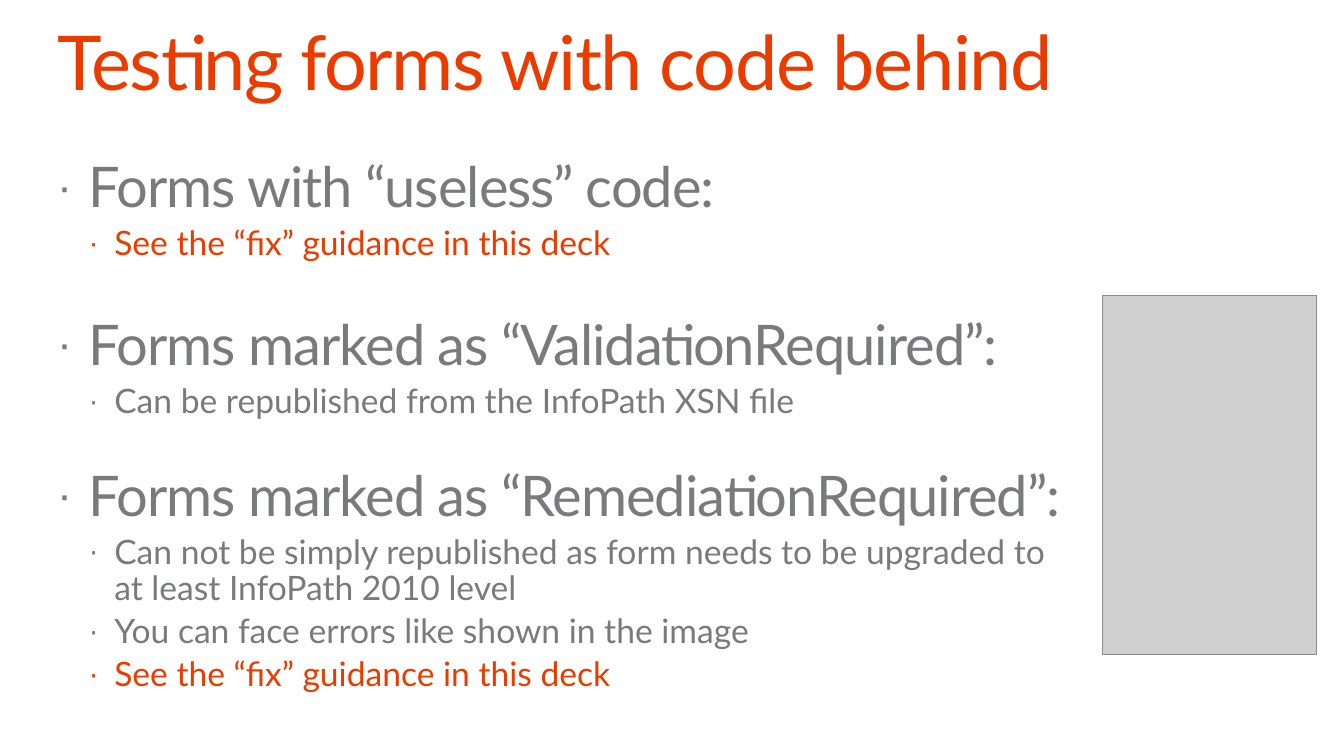
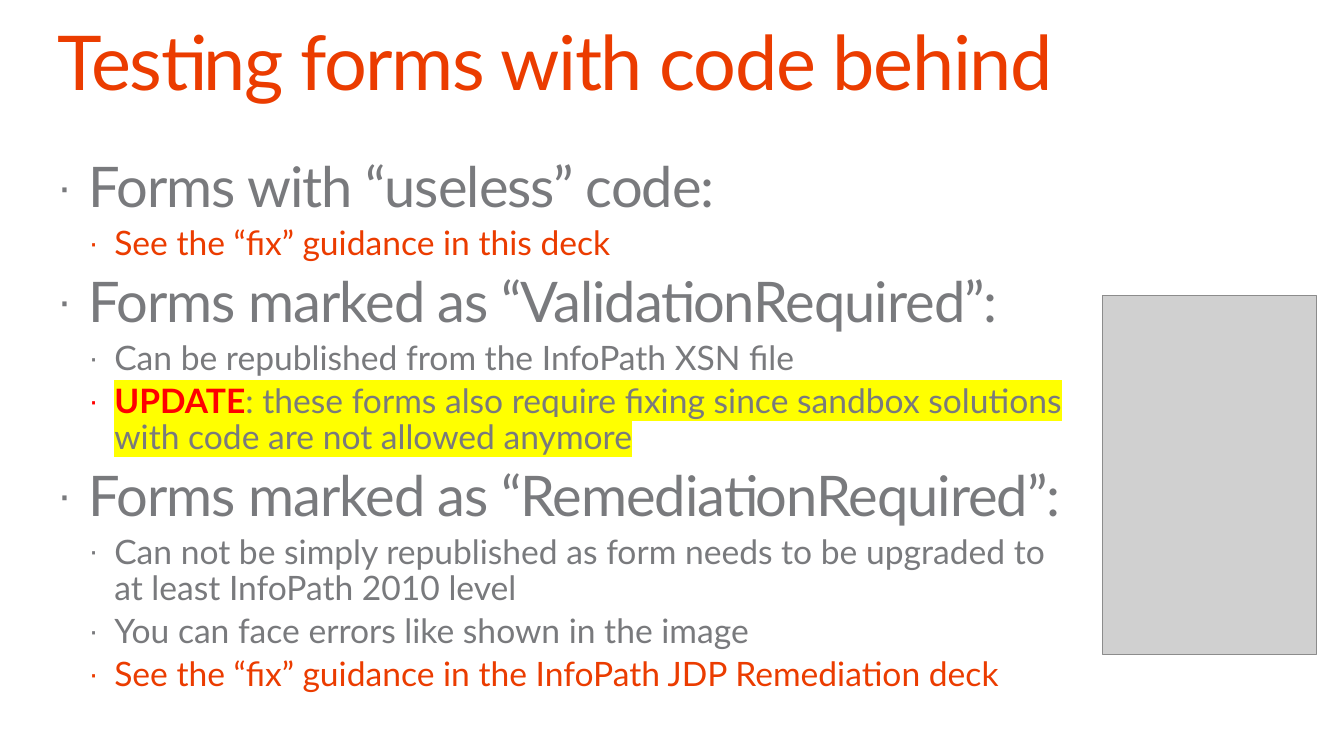
Before and after one commit to pnp/PnP-Transformation, a slide deck: slide 45 of InfoPath/Guidance/Decks/Office 365 JDP InfoPath - Self-service manual.pptx (slide 38 before the commit). Drawn at 1344x756 pixels with LibreOffice and Linux fonts; fonts in the diff are those of the drawing; grey boxes stand for pictures; background and template pictures are left out. Boxes give left, top, right and bottom in pixels: in the first picture for what was removed or moved away, otherwise in the second. Text is boxed around its words. In the diff, an @@ line names an element or a change of style, - is before the commit and + after.

Commit message:
Updated based on recent evolution(no SB anymore) and learning (no ASMX endpoint calling on site collection different than the one hosting the form)

```diff
--- a/InfoPath/Guidance/Decks/Office 365 JDP InfoPath - Self-service manual.pptx
+++ b/InfoPath/Guidance/Decks/Office 365 JDP InfoPath - Self-service manual.pptx
@@ text at [114,388,1061,455]: paragraph added @@
+  · UPDATE: these forms also require fixing since sandbox solutions with code are not allowed anymore
@@ text at [114,660,999,692]: text changed @@
-  · See the “fix” guidance in this deck
+  · See the “fix” guidance in the InfoPath JDP Remediation deck
```
Also in this commit, not shown: 22 other slides changed, 10 slides added.
